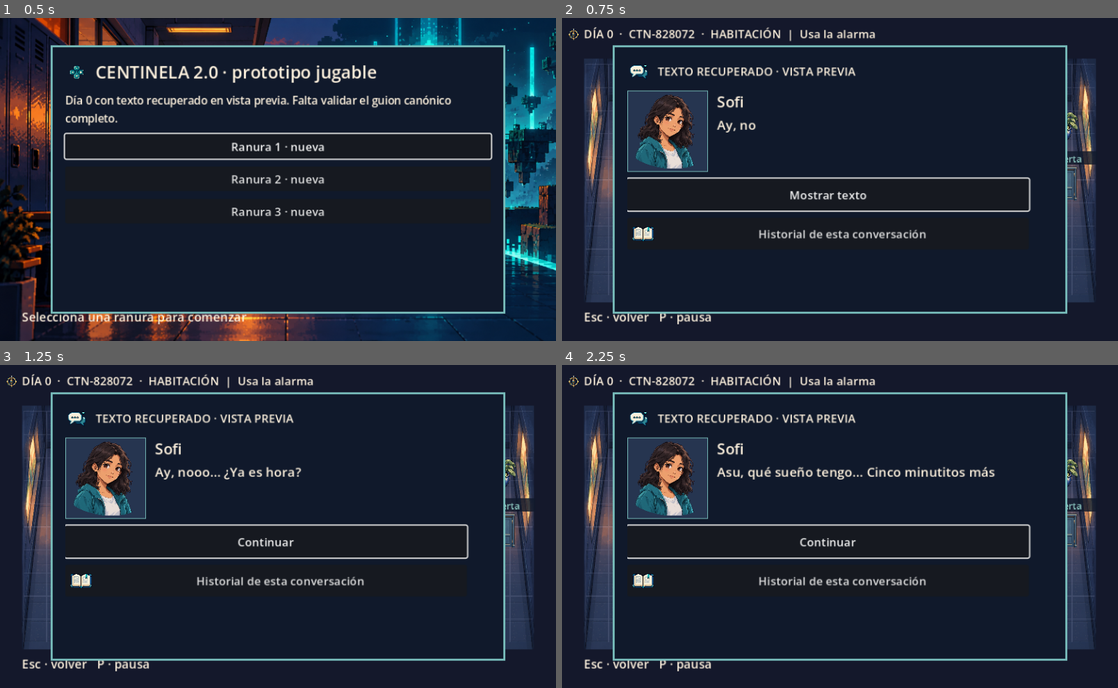
Above: before the commit, frames 1-4 (two rows, left to right).
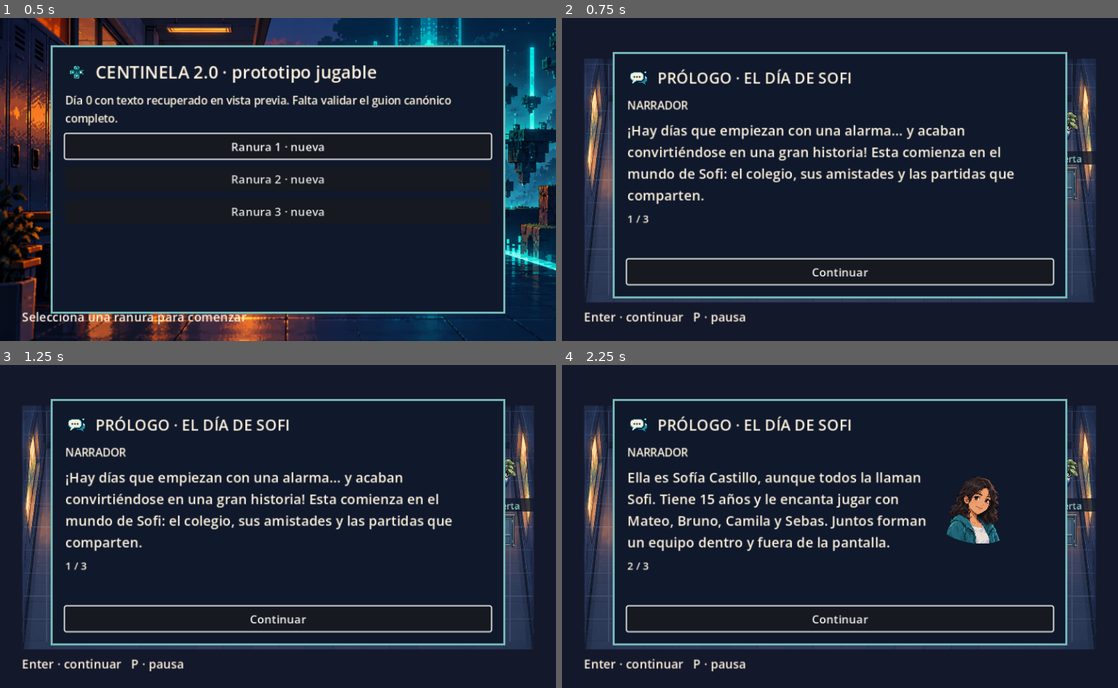
Above: after the commit, the same moments.

Repository: SmashALV/Centinela
Game: Godot game, scene res://scenes/Main.tscn
Two runs of this game, one before a commit and one after it. Both use one fixed random seed, a clock stepped at 60 frames per second and the inputs below.
Inputs (mouse positions are in pixels of both pictures, inside the frame that each line leads up to):
- Up to frame 1 (0.5 s): no input
- Up to frame 2 (0.75 s): click "Ranura 1 · nueva" at 0.5 s
- Up to frame 3 (1.25 s): no input
- Up to frame 4 (2.25 s): click "Continuar" at 1.25 s; click (828, 542) at 2 s, where only the run before the commit has a clickable "Mostrar texto"

Frame 1 is identical in both runs. In frame 2, 15% of the frame differs, in the area x 1-91%, y 2-95%; in frame 3, 16%; in frame 4, 17%.

Commit message:
Add narrated Day 0 prologue before Sofi wakes

Diff:
--- a/project.godot
+++ b/project.godot
@@ -11,7 +11,7 @@
 [application]
 
 config/name="Centinela 2.0"
-config/version="0.24.0-preview"
+config/version="0.25.0-preview"
 run/main_scene="res://scenes/Main.tscn"
 config/features=PackedStringArray("4.7", "GL Compatibility")
 config/icon="res://icon.svg"
--- a/scripts/GameState.gd
+++ b/scripts/GameState.gd
@@ -89,8 +89,12 @@
 	for index in range(4, 10):
 		if data.code.unicode_at(index) < 48 or data.code.unicode_at(index) > 57:
 			return false
-	for flag in ["wakeup_seen", "alarm", "backpack", "friends", "d0_chat_done", "preview_reviewed", "draft_mode", "draft_completed", "draft_exploring"]:
+	for flag in ["prologue_seen", "wakeup_seen", "alarm", "backpack", "friends", "d0_chat_done", "preview_reviewed", "draft_mode", "draft_completed", "draft_exploring"]:
 		if data.flags.has(flag) and typeof(data.flags[flag]) != TYPE_BOOL:
+			return false
+	if data.flags.has("prologue_step"):
+		var prologue_step: Variant = data.flags.prologue_step
+		if typeof(prologue_step) not in [TYPE_INT, TYPE_FLOAT] or float(prologue_step) != float(int(prologue_step)) or int(prologue_step) < 0 or int(prologue_step) > 2 or data.get("phase") != "bedroom" or data.flags.get("prologue_seen", false) or data.flags.get("wakeup_seen", false):
 			return false
 	if data.flags.get("draft_exploring", false) and (not data.flags.get("draft_mode", false) or data.get("phase") != "preview" or data.get("preview_scene", "") not in ["D1_02_A", "D2_03_A", "D3_01_A", "D4_01_A"] or data.get("preview_step", 0) != 0):
 		return false
--- a/scripts/Main.gd
+++ b/scripts/Main.gd
@@ -6,6 +6,11 @@
 const DraftFlowScript = preload("res://scripts/narrative/PlayableDraftFlow.gd")
 const DisplayGuardScript = preload("res://scripts/DisplayGuard.gd")
 const DAY_0_PREVIEW := "res://data/narrative/day_0_RECOVERED_PREVIEW.json"
+const PROLOGUE_LINES := [
+	"¡Hay días que empiezan con una alarma... y acaban convirtiéndose en una gran historia! Esta comienza en el mundo de Sofi: el colegio, sus amistades y las partidas que comparten.",
+	"Ella es Sofía Castillo, aunque todos la llaman Sofi. Tiene 15 años y le encanta jugar con Mateo, Bruno, Camila y Sebas. Juntos forman un equipo dentro y fuera de la pantalla.",
+	"Hoy acompañarás a Sofi. Explora, habla con el grupo y elige cómo actuar ante situaciones inesperadas en línea. Observa las señales y recuerda: pedir apoyo también cuenta. ¡Empecemos!"
+]
 const PORTRAITS := {
 	"Sofi": "res://assets/portraits/sofi_neutral.png",
 	"Mateo": "res://assets/portraits/mateo_neutral.png",
@@ -136,6 +141,8 @@
 		prompt_icon.visible = false
 		if modal_kind == "menu":
 			prompt.text = "Selecciona una ranura para comenzar"
+		elif modal_kind == "prologue":
+			prompt.text = "Enter · continuar   P · pausa"
 		elif modal_kind in ["preview", "preview_unplaced"]:
 			prompt.text = "P · pausa   Usa los botones para recorrer el fragmento"
 		else:
@@ -423,6 +430,8 @@
 			"phone": _render_phone()
 			"objective": _render_objective()
 			"class": _render_class()
+	elif GameState.phase == "bedroom" and not GameState.flags.get("prologue_seen", false) and not GameState.flags.get("wakeup_seen", false):
+		_render_prologue()
 	elif GameState.phase == "bedroom" and not GameState.flags.get("wakeup_seen", false):
 		_show_dialogue("wakeup")
 	elif GameState.phase not in ["result", "preview"]:
@@ -715,6 +724,7 @@
 		return
 	AudioManager.set_music_paused(false)
 	match modal_before_pause:
+		"prologue": _render_prologue()
 		"phone": _render_phone()
 		"objective": _render_objective()
 		"class": _render_class()
@@ -726,6 +736,63 @@
 		"preview_unplaced": _render_unplaced_preview()
 		_: _close_modal()
 	modal_before_pause = ""
+
+func _render_prologue() -> void:
+	modal_kind = "prologue"
+	_clear_modal()
+	modal.position = Vector2(70, 47)
+	modal.custom_minimum_size = Vector2(628, 342)
+	modal.size = Vector2(628, 342)
+	hud_icon.visible = false
+	hud.visible = false
+	_modal_heading("PRÓLOGO · EL DÍA DE SOFI", "dialogue", 21)
+	var body := _preview_content()
+	body.get_parent().custom_minimum_size.y = 190
+	var step: int = clampi(int(GameState.flags.get("prologue_step", 0)), 0, PROLOGUE_LINES.size() - 1)
+	_preview_text(body, "NARRADOR", 15)
+	if step == 1:
+		var row := HBoxContainer.new()
+		row.add_theme_constant_override("separation", 12)
+		body.add_child(row)
+		_preview_text(row, PROLOGUE_LINES[step], 19, 420)
+		var portrait := TextureRect.new()
+		portrait.name = "PrologueSofiPortrait"
+		portrait.texture = load(PORTRAITS["Sofi"]) as Texture2D
+		portrait.custom_minimum_size = Vector2(100, 100)
+		portrait.expand_mode = TextureRect.EXPAND_IGNORE_SIZE
+		portrait.stretch_mode = TextureRect.STRETCH_KEEP_ASPECT_CENTERED
+		row.add_child(portrait)
+	else:
+		_preview_text(body, PROLOGUE_LINES[step], 19)
+	_preview_text(body, "%d / %d" % [step + 1, PROLOGUE_LINES.size()], 14)
+	_button("Comenzar" if step == PROLOGUE_LINES.size() - 1 else "Continuar", _advance_prologue).grab_focus()
+
+func _advance_prologue() -> void:
+	if save_in_progress or modal_kind != "prologue":
+		return
+	save_in_progress = true
+	var previous: Dictionary = GameState.flags.duplicate(true)
+	var next_step: int = int(GameState.flags.get("prologue_step", 0)) + 1
+	if next_step >= PROLOGUE_LINES.size():
+		GameState.flags.erase("prologue_step")
+		GameState.flags.prologue_seen = true
+	else:
+		GameState.flags.prologue_step = next_step
+	if await SaveManager.save_slot_async():
+		save_in_progress = false
+		if not is_inside_tree():
+			return
+		AudioManager.play_effect("confirm")
+		if next_step >= PROLOGUE_LINES.size():
+			hud_icon.visible = true
+			hud.visible = true
+			_show_dialogue("wakeup")
+		else:
+			_render_prologue()
+	else:
+		GameState.flags = previous
+		save_in_progress = false
+		_toast("No se pudo guardar el prólogo; reintenta")
 
 func _show_class() -> void:
 	await _open_ui_modal("class", Callable(self, "_render_class"))
@@ -1102,7 +1169,7 @@
 	scroll.add_child(body)
 	return body
 
-func _preview_text(parent: VBoxContainer, value: String, size: int = 16, width: int = 545) -> Label:
+func _preview_text(parent: Container, value: String, size: int = 16, width: int = 545) -> Label:
 	var label := Label.new()
 	label.text = value
 	label.autowrap_mode = TextServer.AUTOWRAP_WORD_SMART
--- a/tests/run.gd
+++ b/tests/run.gd
@@ -440,7 +440,20 @@
 	_check(main.modal_kind == "class", "pausa recupera selección de clase")
 	main._show_menu()
 	main._start_slot(1)
-	_check(main.modal_kind == "dialogue" and main.dialogue_key == "wakeup", "partida nueva inicia diálogo de despertar")
+	_check(main.modal_kind == "prologue" and not GameState.flags.get("prologue_seen", false), "partida nueva presenta prólogo narrado")
+	var prologue_body: VBoxContainer = main.modal_box.get_child(1).get_child(0)
+	_check(prologue_body.get_child(0).text == "NARRADOR" and "Sofi" in prologue_body.get_child(1).text, "prólogo presenta a la protagonista")
+	await main._advance_prologue()
+	_check(GameState.flags.get("prologue_step", -1) == 1 and main.modal_box.get_child(1).get_child(0).get_child(1).has_node("PrologueSofiPortrait"), "avance del prólogo guardado y Sofi presentada con retrato")
+	main._show_pause()
+	main._resume_pause()
+	_check(main.modal_kind == "prologue" and GameState.flags.prologue_step == 1, "pausa recupera página del prólogo")
+	main._show_menu()
+	main._start_slot(1)
+	_check(main.modal_kind == "prologue" and GameState.flags.prologue_step == 1, "recarga recupera página del prólogo")
+	await main._advance_prologue()
+	await main._advance_prologue()
+	_check(main.modal_kind == "dialogue" and main.dialogue_key == "wakeup" and GameState.flags.get("prologue_seen", false), "prólogo completo inicia diálogo de despertar")
 	var dialogue_body: VBoxContainer = main.modal_box.get_child(1).get_child(0)
 	_check(dialogue_body.get_child(0).has_node("PortraitFrame/Portrait"), "diálogo D0 muestra retrato de Sofi")
 	main._show_pause()
Not shown, added: docs/DAY0_PROLOGUE_2026-10-28.md
Not shown, changed: docs/STUDENT_GUIDE.md
